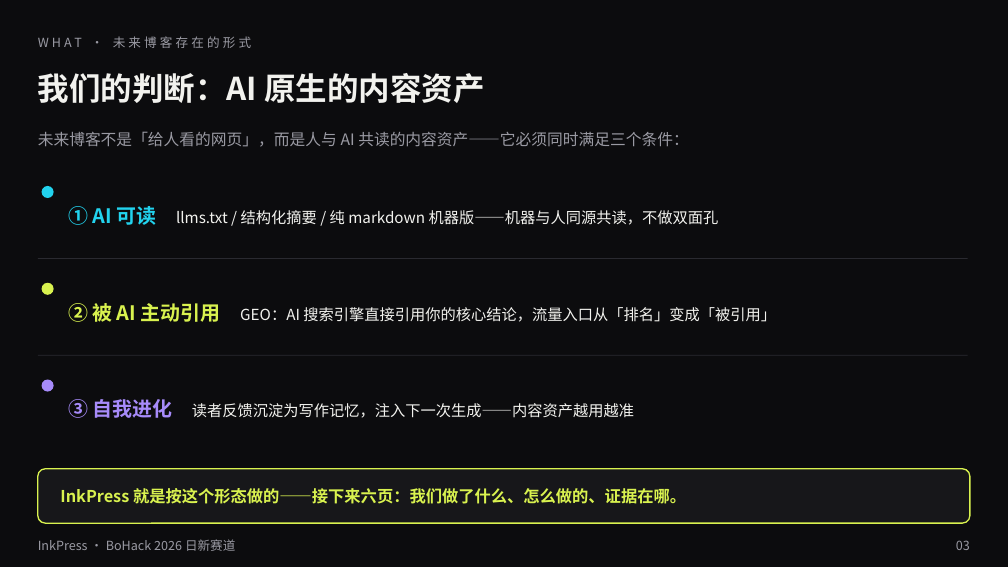
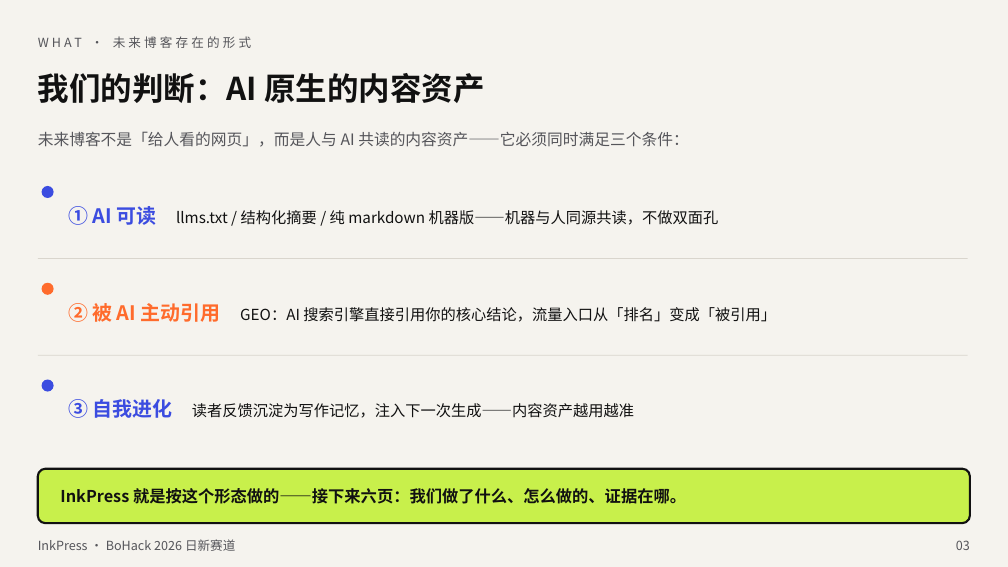
Before and after one commit to lggyx/inkpress2agent, a slide deck: slide 3 of docs/InkPress-BoHack2026-路演.pptx. Drawn at 1008x567 pixels with LibreOffice and Linux fonts; fonts in the diff are those of the drawing. Boxes give left, top, right and bottom in pixels: in the first picture for what was removed or moved away, otherwise in the second. Text is boxed around its words. In the diff, an @@ line names an element or a change of style, - is before the commit and + after.

```diff
--- a/docs/InkPress-BoHack2026-路演.pptx
+++ b/docs/InkPress-BoHack2026-路演.pptx
@@ background #0C0C0E to #F5F3EE @@
@@ text "我们的判断：AI 原生的内容资产" at [38, 73, 485, 103]: text colour #F2F2EE to #111111 @@
@@ text "① AI 可读 llms.txt / ..." at [68, 206, 719, 225]: text colour #22D3EE to #3B4CE0 in "① AI 可读"; text colour #F2F2EE to #111111 in "llms.txt / 结构化摘要 / 纯 markdown 机器版——机器与人同源共读，不做双面孔" @@
@@ ellipse at [42, 186, 54, 198]: fill #22D3EE to #3B4CE0 @@
@@ line (38, 259) - (968, 259): stroke #2A2A30 0.75 pt to #D9D5CD 0.75 pt @@
@@ ellipse at [42, 283, 54, 295]: fill #D9F24F to #FF6B2C @@
@@ text "② 被 AI 主动引用 GEO：AI ..." at [68, 303, 776, 322]: text colour #D9F24F to #FF6B2C in "② 被 AI 主动引用"; text colour #F2F2EE to #111111 in "GEO：AI 搜索引擎直接引用你的核心结论，流量入口从「排名」变成「被引用」" @@
@@ line (38, 355) - (968, 355): stroke #2A2A30 0.75 pt to #D9D5CD 0.75 pt @@
@@ ellipse at [42, 380, 54, 392]: fill #A78BFA to #3B4CE0 @@
@@ text "③ 自我进化 读者反馈沉淀为写作记忆，注入下一次生成——内容资产越用越准" at [68, 399, 634, 418]: text colour #A78BFA to #3B4CE0 in "③ 自我进化"; text colour #F2F2EE to #111111 in "读者反馈沉淀为写作记忆，注入下一次生成——内容资产越用越准" @@
@@ rounded rectangle at [38, 469, 970, 523]: fill #17171A to #C8F04B; outline #D9F24F 1.25 pt to #111111 2 pt @@
@@ text "InkPress 就是按这个形态做的——接下来六页：我们做了什么、怎么做的、证据在哪。" at [60, 488, 686, 504]: text colour #D9F24F to #111111 @@
@@ text colour #9A9AA3 to #55555A in 4 elements at [113, 36, 252, 48], [38, 131, 689, 147], [38, 539, 235, 551], [956, 540, 970, 550] @@
```
Also in this commit, not shown: 11 other slides changed, 10 other files.
